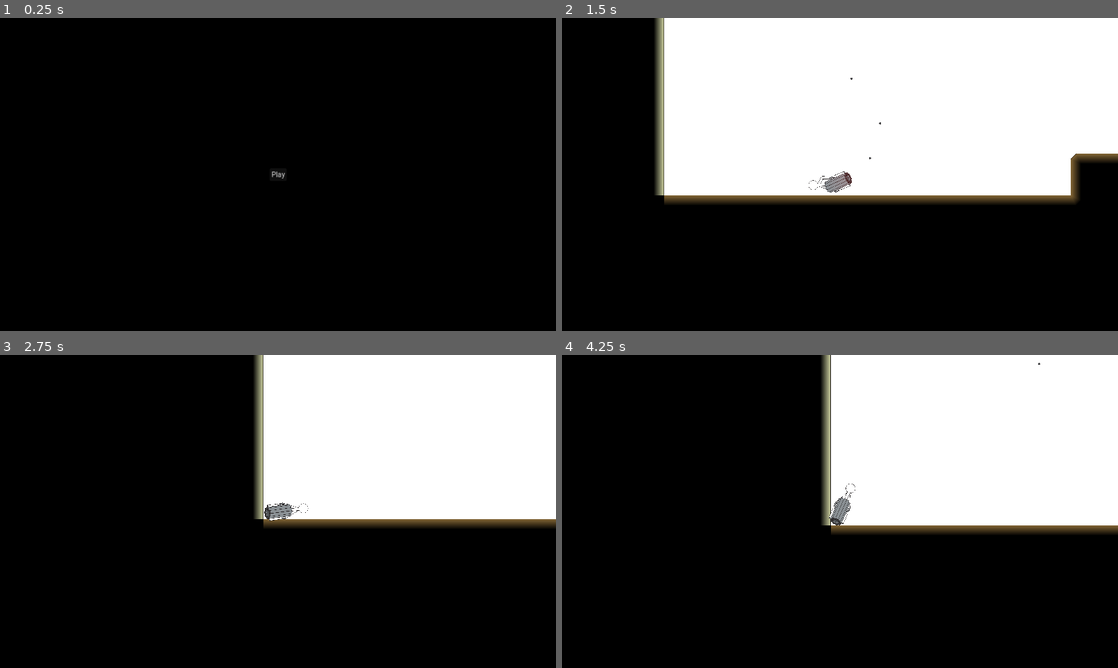
Above: before the commit, frames 1-4 (two rows, left to right).
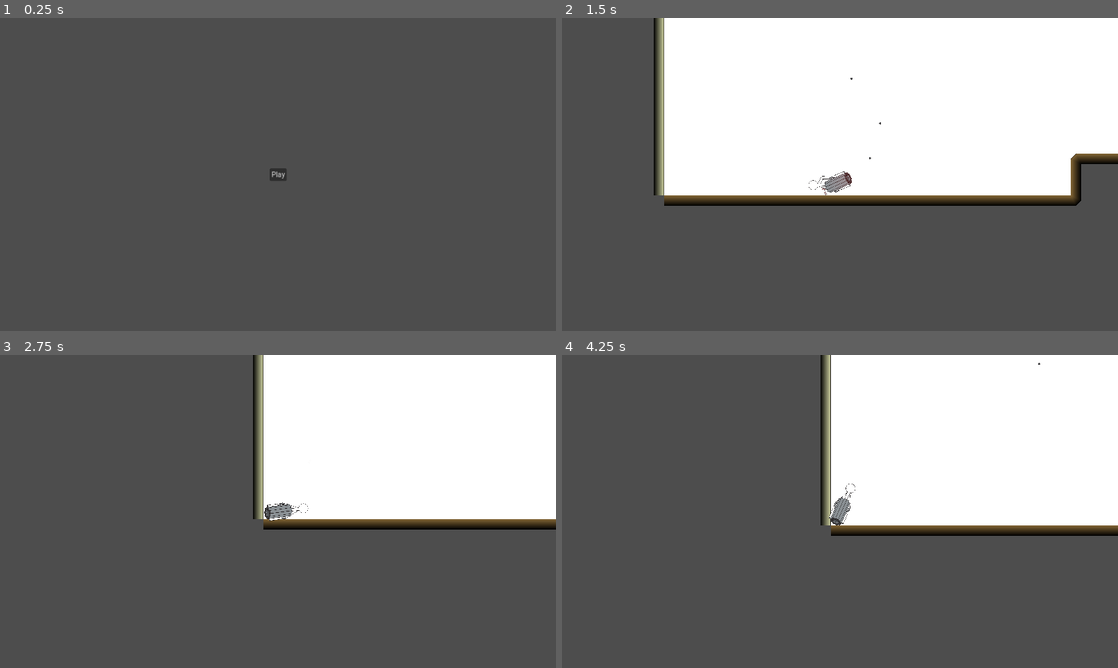
Above: after the commit, the same moments.

Repository: SmallConfusion/The-Gatler
Game: Godot game, scene res://scenes/menu/main_menu.tscn
The game is run twice, just before and just after one commit, with the same random seed, the same clock (stepped at 60 frames per second) and the same inputs. Sound files missing from this copy of the repository are replaced by a short silence.
Inputs (mouse positions are in pixels of both pictures, inside the frame that each line leads up to):
- Up to frame 1 (0.25 s): no input
- Up to frame 2 (1.5 s): click "Play" at 0.5 s; move the mouse to (962, 158) at 1.27 s; press the mouse at (962, 158) at 1.28 s
- Up to frame 3 (2.75 s): move the mouse to (166, 527) at 2.02 s; release the mouse at (166, 527) at 2.03 s; click (166, 527) at 2.1 s
- Up to frame 4 (4.25 s): move the mouse to (895, 442) at 2.77 s; press the mouse at (895, 442) at 2.78 s; move the mouse to (812, 574) at 3.52 s; release the mouse at (812, 574) at 3.53 s; click (812, 574) at 3.6 s

The runs differ from the first frame. In frame 1, 100% of the frame differs, in the area x 0-100%, y 0-100%; in frame 2, 51%; in frame 3, 70%; in frame 4, 69%.

Commit message:
Added particles

Diff:
--- a/src/project.godot
+++ b/src/project.godot
@@ -82,6 +82,7 @@
 [rendering]
 
 environment/defaults/default_clear_color=Color(0, 0, 0, 1)
+environment/defaults/default_clear_color.editor=Color(0.301961, 0.301961, 0.301961, 1)
 
 [shader_globals]
 
--- a/src/scenes/objects/bullets/player_bullet.tscn
+++ b/src/scenes/objects/bullets/player_bullet.tscn
@@ -1,14 +1,15 @@
-[gd_scene load_steps=11 format=3 uid="uid://f2no3a12nwma"]
+[gd_scene load_steps=12 format=3 uid="uid://f2no3a12nwma"]
 
 [ext_resource type="Script" path="res://scripts/objects/bullet.gd" id="1_lcclh"]
 [ext_resource type="Texture2D" uid="uid://c4oqke5doi8wh" path="res://sprites/game/gun/smaller_bullet.svg" id="2_q588a"]
 [ext_resource type="Script" path="res://scripts/components/bullet_movement.gd" id="3_b6pxg"]
 [ext_resource type="Script" path="res://scripts/components/free_offscreen.gd" id="3_p0map"]
-[ext_resource type="Script" path="res://scripts/components/death.gd" id="5_llu0b"]
 [ext_resource type="Script" path="res://scripts/components/hurtbox.gd" id="6_taqbn"]
 [ext_resource type="Script" path="res://scripts/components/health.gd" id="6_yiw07"]
 [ext_resource type="Script" path="res://scripts/components/hitbox.gd" id="7_47vwf"]
 [ext_resource type="Script" path="res://scripts/components/hit_staticbody.gd" id="8_f0q7g"]
+[ext_resource type="Script" path="res://scripts/components/death_particles.gd" id="9_vftqb"]
+[ext_resource type="PackedScene" uid="uid://bp5kfcciuh753" path="res://scenes/vfx/particles/player_bullet_death.tscn" id="10_vjeac"]
 
 [sub_resource type="CircleShape2D" id="CircleShape2D_idbpn"]
 radius = 4.0
@@ -25,9 +26,6 @@
 
 [node name="BulletMovement" type="Node" parent="."]
 script = ExtResource("3_b6pxg")
-
-[node name="Death" type="Node" parent="."]
-script = ExtResource("5_llu0b")
 
 [node name="Health" type="Node" parent="."]
 script = ExtResource("6_yiw07")
@@ -56,3 +54,7 @@
 
 [node name="CollisionShape2D" type="CollisionShape2D" parent="HitStaticbody"]
 shape = SubResource("CircleShape2D_idbpn")
+
+[node name="DeathParticles" type="Node" parent="."]
+script = ExtResource("9_vftqb")
+particles = Array[PackedScene]([ExtResource("10_vjeac")])
--- a/src/scenes/objects/player.tscn
+++ b/src/scenes/objects/player.tscn
@@ -1,6 +1,7 @@
-[gd_scene load_steps=22 format=3 uid="uid://dxfytd662m1kl"]
+[gd_scene load_steps=23 format=3 uid="uid://dxfytd662m1kl"]
 
 [ext_resource type="Script" path="res://scripts/objects/player.gd" id="1_6snto"]
+[ext_resource type="PackedScene" uid="uid://bwbq0bher7mux" path="res://scenes/vfx/particles/player_gun_fire.tscn" id="2_gaq08"]
 [ext_resource type="PackedScene" uid="uid://c5sjqlc2chtq" path="res://scenes/stickman.tscn" id="2_ycj2h"]
 [ext_resource type="Script" path="res://scripts/components/gun.gd" id="3_exkqj"]
 [ext_resource type="Texture2D" uid="uid://qyg67a2l4b5m" path="res://sprites/game/gun/foothold.svg" id="3_ignr3"]
@@ -49,6 +50,9 @@
 angular_damp = 1e+10
 script = ExtResource("1_6snto")
 
+[node name="PlayerGunFire" parent="." instance=ExtResource("2_gaq08")]
+position = Vector2(-32, 0.00011584)
+
 [node name="Skeleton2D" parent="." instance=ExtResource("2_ycj2h")]
 position = Vector2(-67, 0.000242539)
 rotation = -1.5708
@@ -108,7 +112,7 @@
 [node name="Sprite2D2" type="Sprite2D" parent="Node2D"]
 y_sort_enabled = true
 material = ExtResource("5_5qy4a")
-position = Vector2(5.23319, -6.49257)
+position = Vector2(-6.4681, -6.20813)
 scale = Vector2(0.3, 0.3)
 texture = ExtResource("4_mu68i")
 script = ExtResource("8_rhdoc")
@@ -117,7 +121,7 @@
 [node name="Sprite2D3" type="Sprite2D" parent="Node2D"]
 y_sort_enabled = true
 material = ExtResource("5_5qy4a")
-position = Vector2(12.3555, -3.29168)
+position = Vector2(3.02617, -6.83451)
 scale = Vector2(0.3, 0.3)
 texture = ExtResource("4_mu68i")
 script = ExtResource("8_rhdoc")
@@ -126,7 +130,7 @@
 [node name="Sprite2D4" type="Sprite2D" parent="Node2D"]
 y_sort_enabled = true
 material = ExtResource("5_5qy4a")
-position = Vector2(13.6966, 1.44942)
+position = Vector2(11.1045, -4.26295)
 scale = Vector2(0.3, 0.3)
 texture = ExtResource("4_mu68i")
 script = ExtResource("8_rhdoc")
@@ -135,7 +139,7 @@
 [node name="Sprite2D5" type="Sprite2D" parent="Node2D"]
 y_sort_enabled = true
 material = ExtResource("5_5qy4a")
-position = Vector2(8.62886, 5.51232)
+position = Vector2(13.9869, 0.303295)
 scale = Vector2(0.3, 0.3)
 texture = ExtResource("4_mu68i")
 script = ExtResource("8_rhdoc")
@@ -144,7 +148,7 @@
 [node name="Sprite2D6" type="Sprite2D" parent="Node2D"]
 y_sort_enabled = true
 material = ExtResource("5_5qy4a")
-position = Vector2(-0.476419, 6.99595)
+position = Vector2(10.3246, 4.72763)
 scale = Vector2(0.3, 0.3)
 texture = ExtResource("4_mu68i")
 script = ExtResource("8_rhdoc")
@@ -153,7 +157,7 @@
 [node name="Sprite2D" type="Sprite2D" parent="Node2D"]
 y_sort_enabled = true
 material = ExtResource("5_5qy4a")
-position = Vector2(-9.35877, 5.20609)
+position = Vector2(1.83142, 6.93985)
 scale = Vector2(0.3, 0.3)
 texture = ExtResource("4_mu68i")
 script = ExtResource("8_rhdoc")
@@ -162,7 +166,7 @@
 [node name="Sprite2D7" type="Sprite2D" parent="Node2D"]
 y_sort_enabled = true
 material = ExtResource("5_5qy4a")
-position = Vector2(-13.8621, 0.980245)
+position = Vector2(-7.51875, 5.90484)
 scale = Vector2(0.3, 0.3)
 texture = ExtResource("4_mu68i")
 script = ExtResource("8_rhdoc")
@@ -171,7 +175,7 @@
 [node name="Sprite2D8" type="Sprite2D" parent="Node2D"]
 y_sort_enabled = true
 material = ExtResource("5_5qy4a")
-position = Vector2(-11.8791, -3.70427)
+position = Vector2(-13.3508, 2.10689)
 scale = Vector2(0.3, 0.3)
 texture = ExtResource("4_mu68i")
 script = ExtResource("8_rhdoc")
@@ -180,7 +184,7 @@
 [node name="Sprite2D9" type="Sprite2D" parent="Node2D"]
 y_sort_enabled = true
 material = ExtResource("5_5qy4a")
-position = Vector2(-4.33782, -6.65551)
+position = Vector2(-12.9359, -2.6769)
 scale = Vector2(0.3, 0.3)
 texture = ExtResource("4_mu68i")
 script = ExtResource("8_rhdoc")
--- /dev/null
+++ b/src/scenes/vfx/particles/player_bullet_death.tscn
@@ -0,0 +1,61 @@
+[gd_scene load_steps=10 format=3 uid="uid://bp5kfcciuh753"]
+
+[ext_resource type="Texture2D" uid="uid://c4oqke5doi8wh" path="res://sprites/game/gun/smaller_bullet.svg" id="1_3anmy"]
+[ext_resource type="Script" path="res://scripts/components/particles_autoplay.gd" id="1_vanxj"]
+[ext_resource type="Script" path="res://scripts/components/particles_free_on_end.gd" id="2_o1cpd"]
+[ext_resource type="Script" path="res://scripts/components/particles_oneshot.gd" id="4_6kdo3"]
+
+[sub_resource type="Curve" id="Curve_p4dy3"]
+_data = [Vector2(0, 0.626198), 0.0, 0.0, 0, 0, Vector2(1, 0), 0.0, 0.0, 0, 0]
+point_count = 2
+
+[sub_resource type="CurveTexture" id="CurveTexture_kbveb"]
+curve = SubResource("Curve_p4dy3")
+
+[sub_resource type="Gradient" id="Gradient_uqswj"]
+colors = PackedColorArray(0.356863, 0.356863, 0.356863, 0.556863, 1, 1, 1, 1)
+
+[sub_resource type="GradientTexture1D" id="GradientTexture1D_vkwrb"]
+gradient = SubResource("Gradient_uqswj")
+
+[sub_resource type="ParticleProcessMaterial" id="ParticleProcessMaterial_8pmys"]
+lifetime_randomness = 0.5
+particle_flag_disable_z = true
+emission_shape = 1
+emission_sphere_radius = 3.0
+angle_min = -45.0
+angle_max = 45.0
+spread = 180.0
+initial_velocity_min = 210.95
+initial_velocity_max = 450.55
+gravity = Vector3(0, 2000, 0)
+damping_min = 500.0
+damping_max = 500.0
+scale_min = 0.1
+scale_max = 0.1
+color_initial_ramp = SubResource("GradientTexture1D_vkwrb")
+alpha_curve = SubResource("CurveTexture_kbveb")
+
+[node name="PlayerBulletDeath" type="GPUParticles2D"]
+z_index = 10
+z_as_relative = false
+amount = 16
+process_material = SubResource("ParticleProcessMaterial_8pmys")
+texture = ExtResource("1_3anmy")
+lifetime = 0.2
+explosiveness = 0.94
+fixed_fps = 60
+visibility_rect = Rect2(-94.1785, -55.3249, 170.494, 187.508)
+trail_enabled = true
+trail_lifetime = 0.04
+trail_sections = 4
+trail_section_subdivisions = 2
+
+[node name="ParticlesAutoplay" type="Node" parent="."]
+script = ExtResource("1_vanxj")
+
+[node name="ParticlesFreeOnEnd" type="Node" parent="."]
+script = ExtResource("2_o1cpd")
+
+[node name="ParticlesOneshot" type="Node" parent="."]
+script = ExtResource("4_6kdo3")
--- /dev/null
+++ b/src/scenes/vfx/particles/player_gun_fire.tscn
@@ -0,0 +1,48 @@
+[gd_scene load_steps=8 format=3 uid="uid://bwbq0bher7mux"]
+
+[ext_resource type="Texture2D" uid="uid://dep5bfdiq3tsl" path="res://sprites/game/gun/shell.svg" id="1_6g3qs"]
+[ext_resource type="Script" path="res://scripts/components/paticles_no_autoplay.gd" id="2_tqj6t"]
+
+[sub_resource type="Curve" id="Curve_ucmcd"]
+_data = [Vector2(0, 0.667732), 0.0, 0.0, 0, 0, Vector2(1, 0), 0.0, 0.0, 0, 0]
+point_count = 2
+
+[sub_resource type="CurveTexture" id="CurveTexture_3o3nf"]
+curve = SubResource("Curve_ucmcd")
+
+[sub_resource type="Gradient" id="Gradient_eq8n1"]
+colors = PackedColorArray(0.762404, 0.762404, 0.762404, 1, 1, 1, 1, 1)
+
+[sub_resource type="GradientTexture1D" id="GradientTexture1D_0s8vt"]
+gradient = SubResource("Gradient_eq8n1")
+
+[sub_resource type="ParticleProcessMaterial" id="ParticleProcessMaterial_ljc8a"]
+lifetime_randomness = 0.7
+particle_flag_disable_z = true
+emission_shape = 1
+emission_sphere_radius = 3.65
+angle_min = -720.0
+angle_max = 720.0
+inherit_velocity_ratio = 1.0
+direction = Vector3(-1, 0, 0)
+spread = 60.0
+initial_velocity_min = 300.0
+initial_velocity_max = 500.0
+angular_velocity_min = -2000.0
+angular_velocity_max = 2000.0
+gravity = Vector3(0, 500, 0)
+damping_min = 113.335
+damping_max = 213.0
+scale_min = 0.3
+scale_max = 0.3
+color_initial_ramp = SubResource("GradientTexture1D_0s8vt")
+alpha_curve = SubResource("CurveTexture_3o3nf")
+
+[node name="PlayerGunFire" type="GPUParticles2D"]
+amount = 20
+process_material = SubResource("ParticleProcessMaterial_ljc8a")
+texture = ExtResource("1_6g3qs")
+fixed_fps = 60
+
+[node name="ParticlesNoAutoplay" type="Node" parent="."]
+script = ExtResource("2_tqj6t")
--- /dev/null
+++ b/src/scripts/components/death_particles.gd
@@ -0,0 +1,13 @@
+extends Death
+class_name DeathParticles
+
+@export var particles : Array[PackedScene]
+
+func die():
+	for p_scene in particles:
+		var p = p_scene.instantiate()
+		p.global_position = get_parent().global_position
+		p.global_rotation = get_parent().global_rotation
+		get_tree().get_root().add_child(p)
+
+	super()
--- /dev/null
+++ b/src/scripts/components/particles_autoplay.gd
@@ -0,0 +1,5 @@
+extends Node
+class_name ParticlesAutoplay
+
+func _ready():
+	get_parent().emitting = true
--- /dev/null
+++ b/src/scripts/components/particles_free_on_end.gd
@@ -0,0 +1,6 @@
+extends Node
+class_name ParticlesFreeOnEnd
+
+
+func _ready():
+	get_parent().connect("finished", get_parent().queue_free)
--- /dev/null
+++ b/src/scripts/components/particles_oneshot.gd
@@ -0,0 +1,5 @@
+extends Node
+class_name ParticlesOneshot
+
+func _ready():
+	get_parent().one_shot = true
--- /dev/null
+++ b/src/scripts/components/paticles_no_autoplay.gd
@@ -0,0 +1,5 @@
+extends Node
+class_name ParticlesNoAutoplay
+
+func _ready():
+	get_parent().emitting = false
--- a/src/scripts/objects/bullet.gd
+++ b/src/scripts/objects/bullet.gd
@@ -3,6 +3,8 @@
 
 
 func set_forward(dir):
+	global_rotation = dir.angle()
+
 	for child in get_children():
 		if child is BulletMovement:
 			child.forward = dir
--- a/src/scripts/objects/player.gd
+++ b/src/scripts/objects/player.gd
@@ -29,8 +29,10 @@
 		$Gun.fire_cooldown()
 
 		gun_heat += delta * heat_up_speed
+		$PlayerGunFire.emitting = true
 	else:
 		gun_heat -= delta * cool_down_speed
+		$PlayerGunFire.emitting = false
 
 	gun_heat = clamp(gun_heat, 0, 1)
 
--- /dev/null
+++ b/src/sprites/game/gun/shell.svg
@@ -0,0 +1 @@
+<?xml version="1.0" encoding="UTF-8"?><svg id="b" xmlns="http://www.w3.org/2000/svg" width="6.29" height="13.39" viewBox="0 0 6.29 13.39"><g id="c"><rect x=".5" y=".5" width="5.29" height="12.39" style="fill:#ba7877; stroke:#231f20; stroke-linecap:round; stroke-linejoin:round;"/></g></svg>
Not shown, added: src/sprites/game/gun/shell.svg.import
